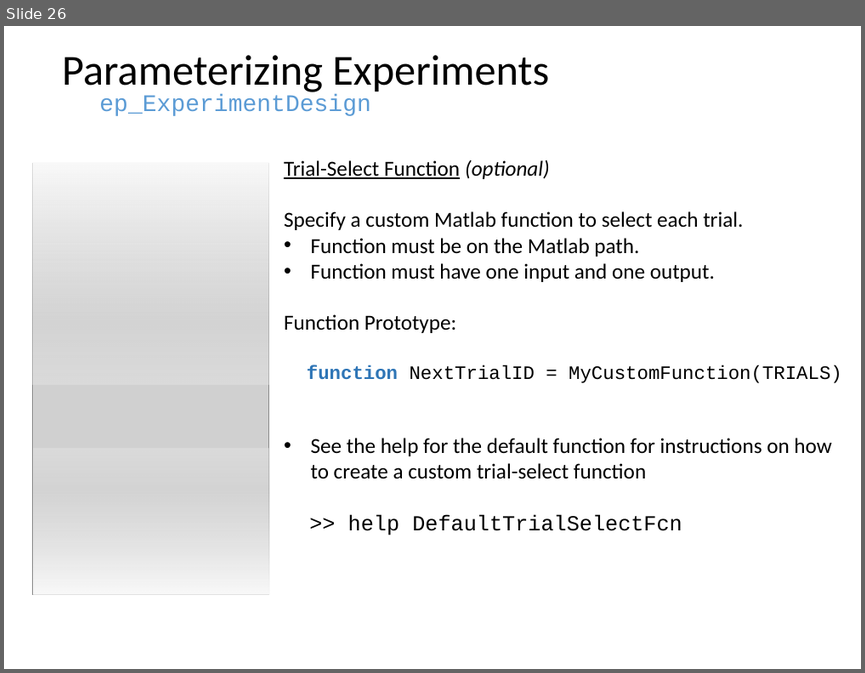
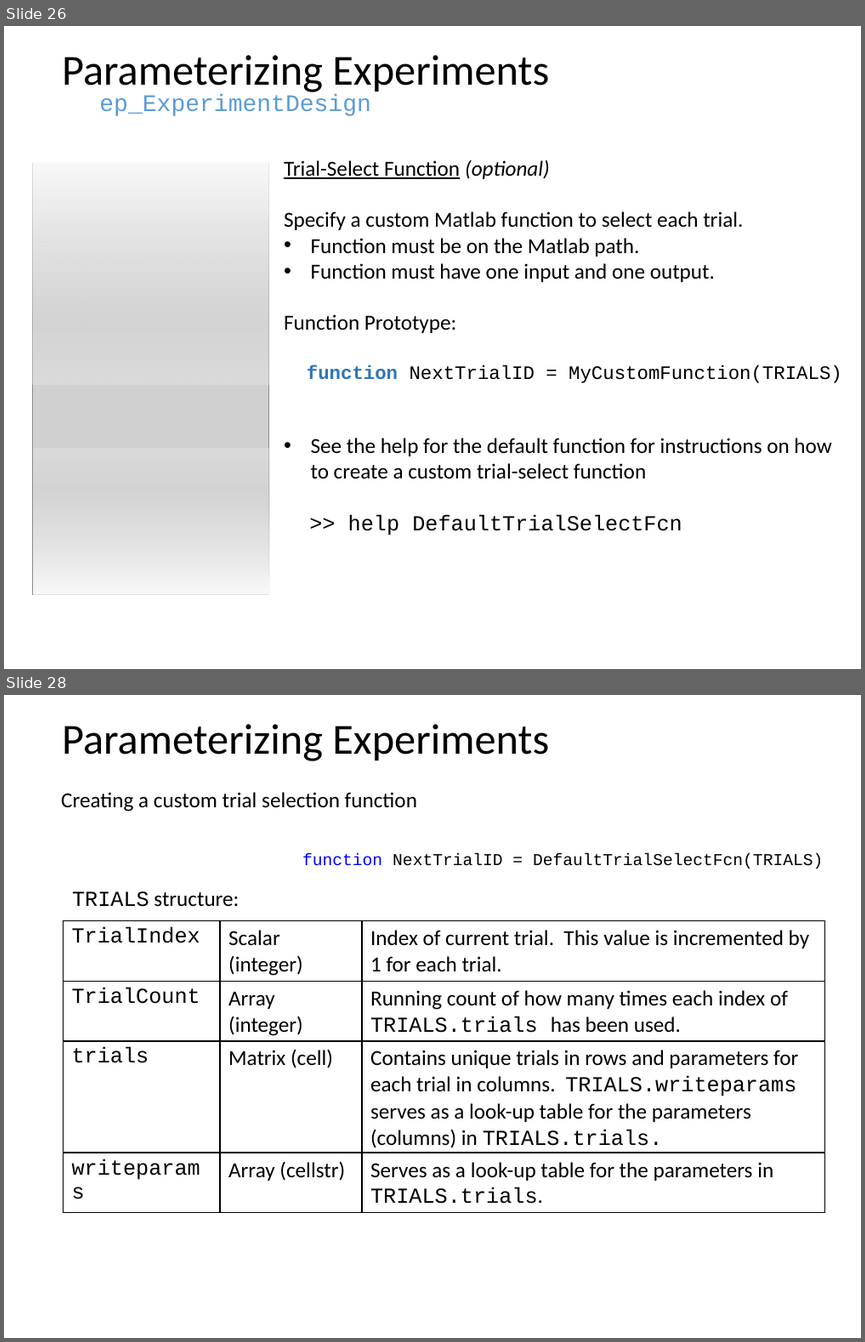
Before and after one commit to dstolz/epsych, a slide deck: trunk/Intro_to_ElectroPsych_Toolbox.pptx. Shown one above the other, each under a label of ours: slide 26 before the commit, slides 26 and 28 after it; the slides between them are not shown. The pictures are 865x673 and 865x1342 pixels, drawn with LibreOffice and Linux fonts; fonts in the diff are those of the drawing; grey boxes stand for pictures. Boxes give left, top, right and bottom in pixels: in the first picture for what was removed or moved away, otherwise in the second. Text is boxed around its words. In the diff, an @@ line names an element or a change of style, - is before the commit and + after.

```diff
--- a/trunk/Intro_to_ElectroPsych_Toolbox.pptx
+++ b/trunk/Intro_to_ElectroPsych_Toolbox.pptx
@@ slide 28 added at (x1=4, y1=695, x2=861, y2=1338), background #FFFFFF @@
@@ text added at (x1=62, y1=724, x2=549, y2=761), 36 pt, text #000000 @@
+Parameterizing Experiments
@@ text added at (x1=61, y1=792, x2=417, y2=811), 18 pt, text #000000 @@
+Creating a custom trial selection function
@@ text added at (x1=302, y1=853, x2=823, y2=868), 14 pt, text #000000 @@
+function NextTrialID = DefaultTrialSelectFcn(TRIALS)
@@ text added at (x1=72, y1=891, x2=239, y2=907), 18 pt, text #000000 @@
+TRIALS structure:
@@ table added at (x1=64, y1=921, x2=826, y2=1207), 4 rows, 3 columns @@
+TrialIndex | Scalar (integer) | Index of current trial. This value is incremented by 1 for each trial.
+TrialCount | Array (integer) | Running count of how many times each index of TRIALS.trials has been used.
+trials | Matrix (cell) | Contains unique trials in rows and parameters for each trial in columns. TRIALS.writeparams serves as a look-up table for the parameters (columns) in TRIALS.trials.
+writeparams | Array (cellstr) | Serves as a look-up table for the parameters in TRIALS.trials.
```
Also in this commit, not shown: 4 slides changed, 8 other slides added, 1 slide removed, 4 other files.
